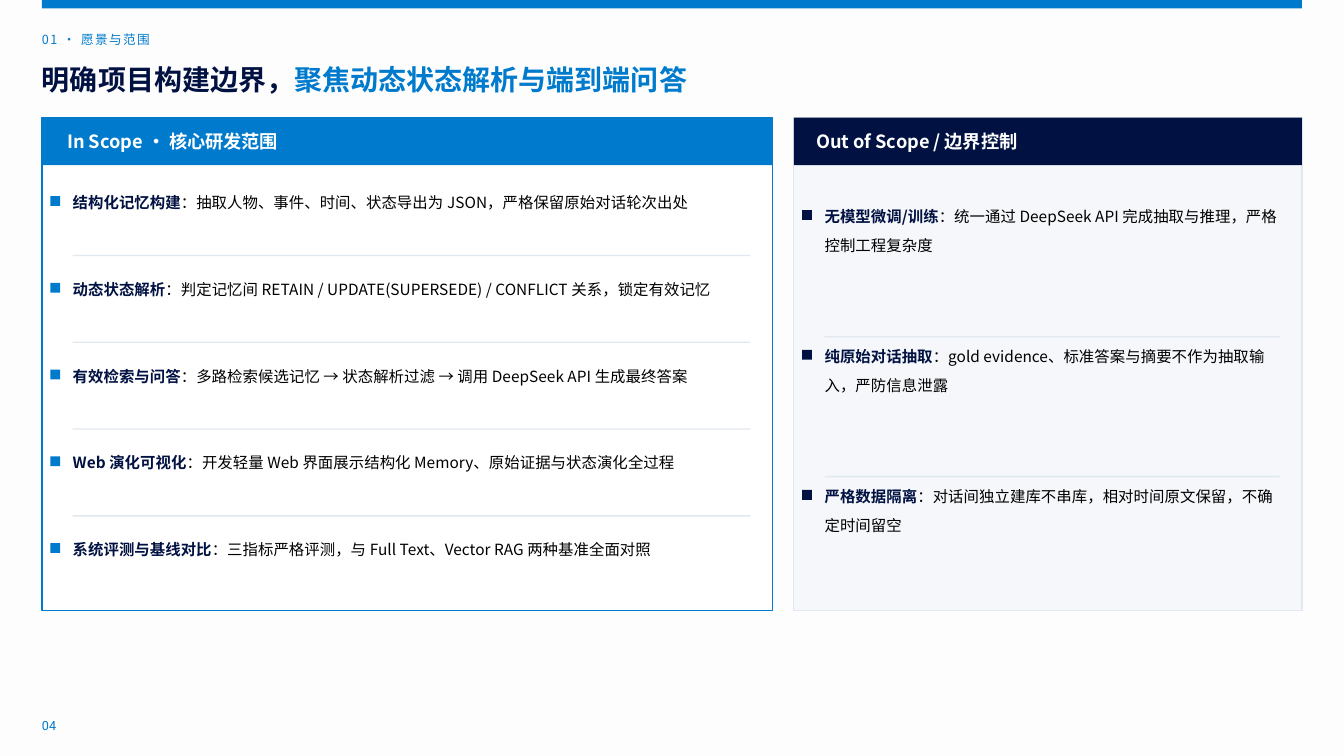
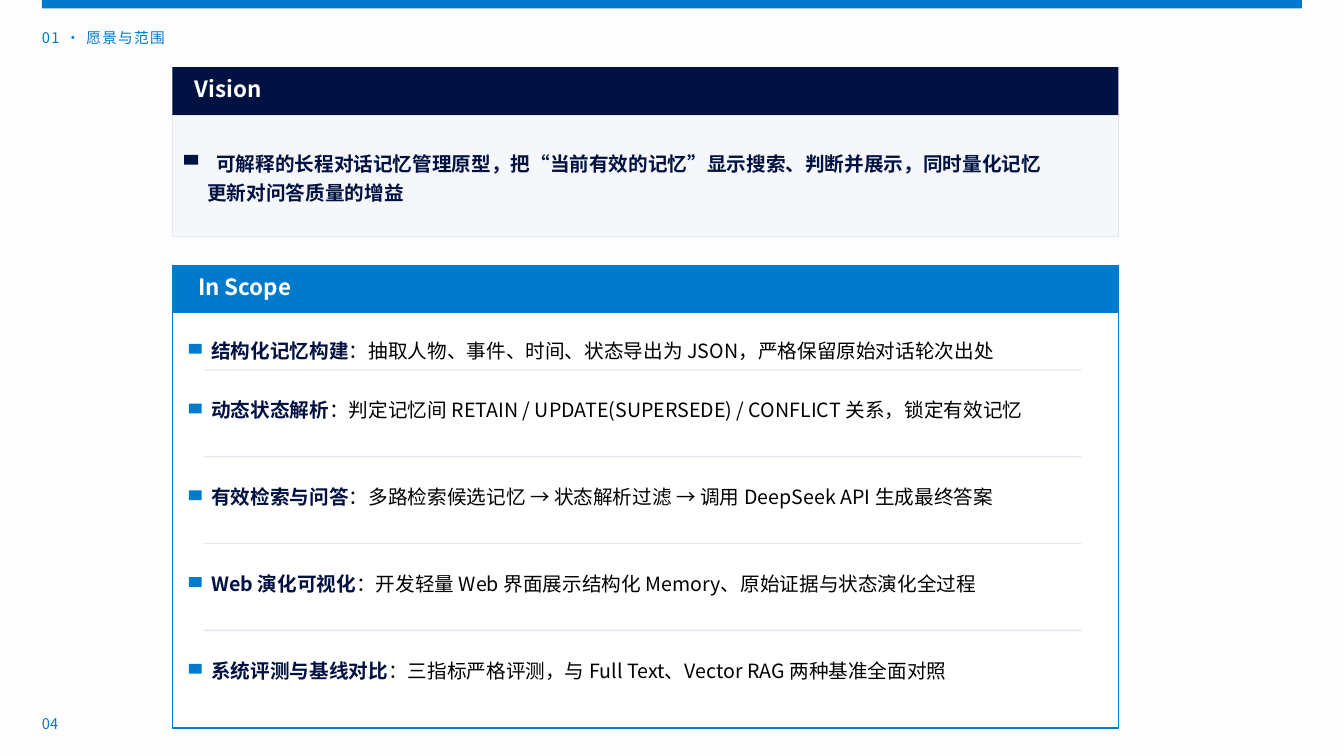
Before and after one commit to Chenyyyyyy666/ZJU-Software-Requirements-Engineering-Project, a slide deck: slide 4 of slides/proposal_ppt.pptx. Drawn at 1344x756 pixels with LibreOffice and Linux fonts; fonts in the diff are those of the drawing. Boxes give left, top, right and bottom in pixels: in the first picture for what was removed or moved away, otherwise in the second. Text is boxed around its words. In the diff, an @@ line names an element or a change of style, - is before the commit and + after.

Commit message:
docs(slides): 更新开题汇报 PPT 与导出 PDF

```diff
--- a/slides/proposal_ppt.pptx
+++ b/slides/proposal_ppt.pptx
@@ text "01 · 愿景与范围" at [42, 30, 165, 44]: size 9 to 10.5 pt @@
@@ text removed at [42, 66, 687, 94] @@
-明确项目构建边界，聚焦动态状态解析与端到端问答
@@ rectangle: place and size @@
-rectangle at [795, 118, 1303, 165]
+rectangle at [172, 68, 1119, 115]
@@ text added at [195, 79, 262, 98], 16 pt, text #FFFFFF, bold @@
+Vision
@@ rectangle: place and size @@
-rectangle at [795, 118, 1303, 611]
+rectangle at [172, 115, 1119, 237]
@@ text removed at [816, 132, 1018, 152] @@
-Out of Scope / 边界控制
@@ rectangle: place and size @@
-rectangle at [803, 210, 813, 220]
+rectangle at [185, 155, 199, 165]
@@ text added at [207, 154, 1041, 202], 14 pt, text #001142, bold @@
+可解释的长程对话记忆管理原型，把“当前有效的记忆”显示搜索、判断并展示，同时量化记忆更新对问答质量的增益
@@ text removed at [825, 209, 1276, 253] @@
-无模型微调/训练：统一通过 DeepSeek API 完成抽取与推理，严格控制工程复杂度
@@ rectangle: place and size @@
-rectangle at [42, 118, 773, 611]
+rectangle at [172, 265, 1119, 728]
@@ rectangle: place and size @@
-rectangle at [42, 118, 773, 165]
+rectangle at [172, 265, 1119, 313]
@@ text at [198, 278, 291, 300]: text changed; size 13 to 16 pt @@
-In Scope · 核心研发范围
+In Scope
@@ rectangle: place and size @@
-rectangle at [50, 196, 60, 206]
+rectangle at [190, 344, 203, 354]
@@ text "结构化记忆构建：抽取人物、事件、时间、状态导出为 JSON，严格保留原始对话轮次出处": place and size @@
-text "结构化记忆构建：抽取人物、事件、时间、状态导出为 JSON，严格保留原始对话轮次出处" at [73, 195, 688, 210]
+text "结构化记忆构建：抽取人物、事件、时间、状态导出为 JSON，严格保留原始对话轮次出处" at [211, 341, 993, 360]
@@ rectangle removed at [803, 350, 813, 360] @@
@@ rectangle removed at [825, 336, 1279, 337] @@
@@ text removed at [825, 349, 1264, 393] @@
-纯原始对话抽取：gold evidence、标准答案与摘要不作为抽取输入，严防信息泄露
@@ rectangle: place and size @@
-rectangle at [73, 255, 750, 256]
+rectangle at [204, 369, 1081, 370]
@@ text "动态状态解析：判定记忆间 RETAIN / UPDATE(SUPERSEDE) / ...": place and size @@
-text "动态状态解析：判定记忆间 RETAIN / UPDATE(SUPERSEDE) / ..." at [73, 281, 710, 298]
+text "动态状态解析：判定记忆间 RETAIN / UPDATE(SUPERSEDE) / ..." at [211, 400, 1023, 421]
@@ rectangle: place and size @@
-rectangle at [73, 342, 750, 343]
+rectangle at [204, 456, 1081, 457]
@@ text "有效检索与问答：多路检索候选记忆 → 状态解析过滤 → 调用 ...": place and size @@
-text "有效检索与问答：多路检索候选记忆 → 状态解析过滤 → 调用 ..." at [73, 369, 688, 386]
+text "有效检索与问答：多路检索候选记忆 → 状态解析过滤 → 调用 ..." at [211, 487, 993, 509]
@@ rectangle removed at [825, 476, 1279, 477] @@
@@ 4 rectangles: place and size @@
-4 rectangles at [50, 283, 60, 554]
+4 rectangles at [190, 403, 203, 675]
@@ rectangle removed at [803, 490, 813, 500] @@
@@ text removed at [825, 489, 1273, 533] @@
-严格数据隔离：对话间独立建库不串库，相对时间原文保留，不确定时间留空
@@ rectangle: place and size @@
-rectangle at [73, 429, 750, 430]
+rectangle at [204, 543, 1081, 544]
@@ text "Web 演化可视化：开发轻量 Web 界面展示结构化 Memory、原始证据与状态演化全过程": place and size @@
-text "Web 演化可视化：开发轻量 Web 界面展示结构化 Memory、原始证据与状态演化全过程" at [73, 455, 674, 472]
+text "Web 演化可视化：开发轻量 Web 界面展示结构化 Memory、原始证据与状态演化全过程" at [211, 574, 977, 596]
@@ rectangle: place and size @@
-rectangle at [73, 515, 750, 516]
+rectangle at [204, 630, 1081, 631]
@@ size 11 to 14 pt in 5 elements at [211, 341, 993, 360], [211, 400, 1023, 421], [211, 487, 993, 509], [211, 574, 977, 596], [211, 661, 946, 680] @@
@@ text "系统评测与基线对比：三指标严格评测，与 Full Text、Vector RAG 两种基准全面对照": place and size @@
-text "系统评测与基线对比：三指标严格评测，与 Full Text、Vector RAG 两种基准全面对照" at [73, 542, 651, 557]
+text "系统评测与基线对比：三指标严格评测，与 Full Text、Vector RAG 两种基准全面对照" at [211, 661, 946, 680]
@@ text "04" at [42, 718, 58, 729]: size 9 to 10.5 pt, font Roboto to Noto Sans CJK SC @@
```
Also in this commit, not shown: 8 other slides changed, 1 slide added, 1 slide removed, 1 other file.
